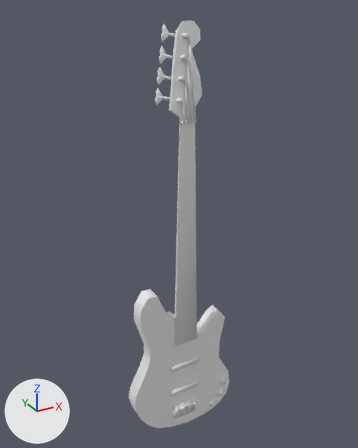
Renders of the OBJ model sharedAssets/Assets/BassFretless.obj from each side of a commit.
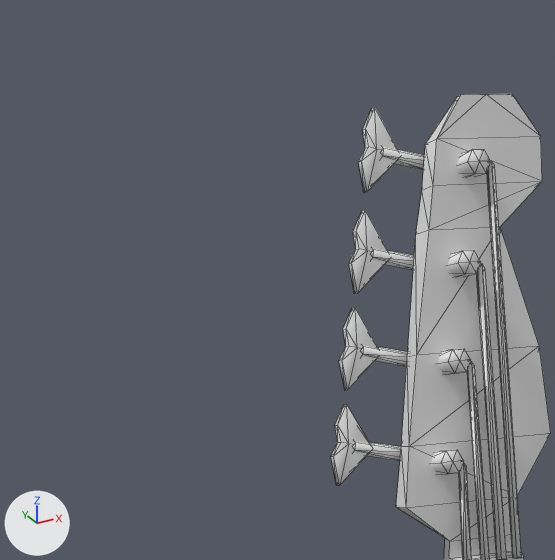
Old and new are each drawn whole from a 50 mm lens placed at (-31.1, -54.2, 32.7), pointed at (0.4, 3.1, 4.1) and again close up on the part from 23% to 57% of the width and 0% to 27% of the height. Every picture has the same lights, and +X, +Y and +Z are marked at lower left. The older version's two pictures come first. The close-ups show mesh edges as thin lines. Where no turn or scale is listed for an object, it has been applied to the vertices.

Objects in the first close-up: 'Bass_Bass.004'.
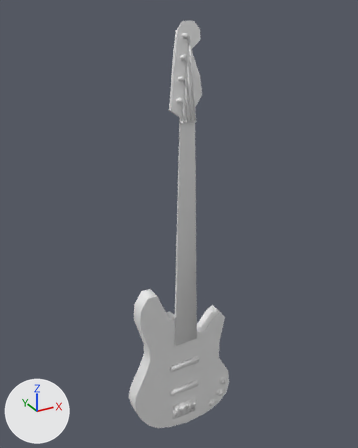
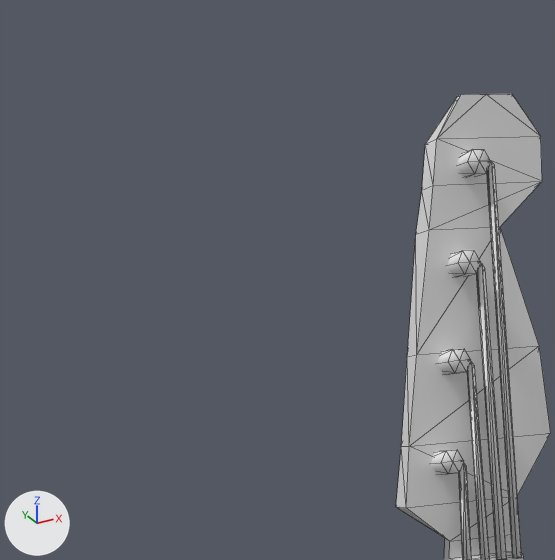
What differs and where, as boxes (x1, y1, x2, y2) in the close-ups (555 x 560 px):
```json
{"object": "Bass_Bass.004", "change": "reshaped", "before": [331, 94, 551, 560], "after": [396, 94, 551, 560]}
{"part": 1, "of": "me_bass_bass_004", "change": "deleted", "before": [331, 108, 424, 486]}
```

Edits to the scene script, one JSON object a line:
```json
{"block": "me_bass_bass_004", "where": "# used by ob_bass_bass_004; location = (0.0, 0.0, 0.0)"}
{"op": "remove", "block": "me_bass_bass_004", "code": "me_bass_bass_004.from_pydata(...)  # 540 vertices, 925 faces; spans x -8.9..8.6, y -0.7..3.3, z -31.0..31.1"}
{"op": "add", "block": "me_bass_bass_004", "code": "me_bass_bass_004.from_pydata(...)  # 428 vertices, 733 faces; spans x -8.9..8.6, y -0.7..2.9, z -31.0..31.1"}
{"block": "me_bass_bass_004", "change": "me_bass_bass_004 part 1: 8 loose pieces with 112 vertices, spanning x -3.7..0.5, y 1.5..3.3, z 21.5..30.8, are deleted"}
```
